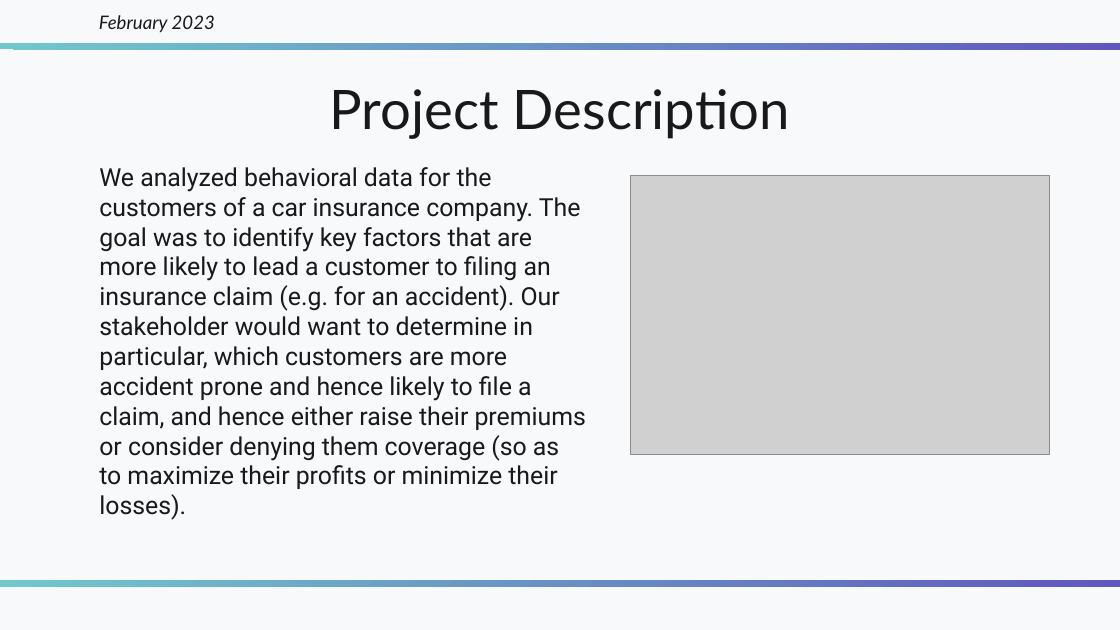
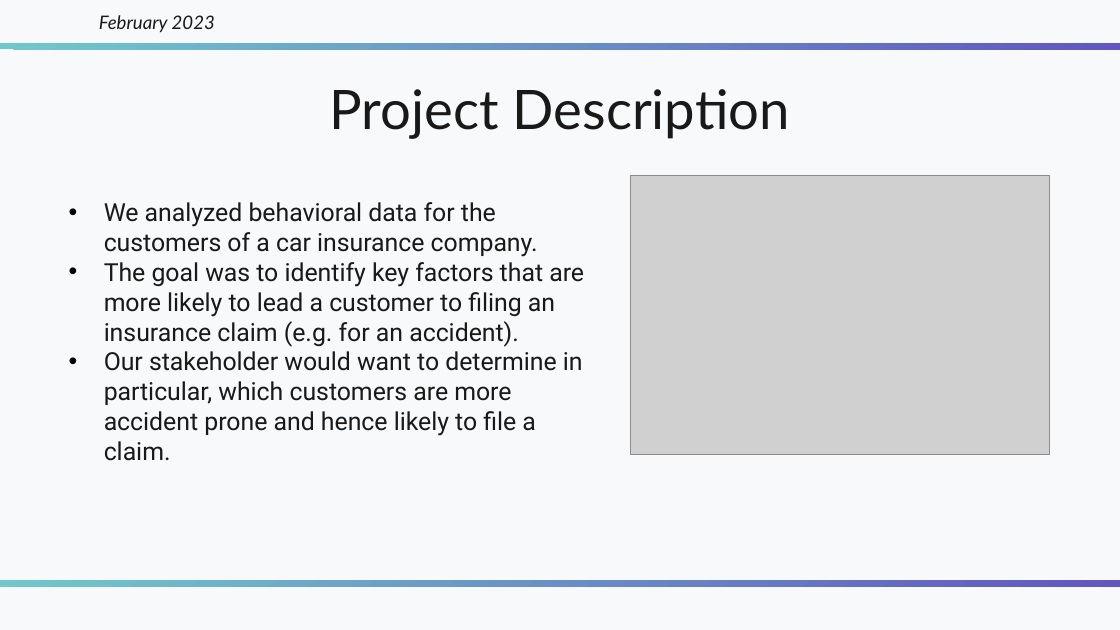
Before and after one commit to Numann-Malik/Auto-Insurance-Claims, a slide deck: slide 2 of Car Insurance - Numann Malik.pptx. Drawn at 1120x630 pixels with LibreOffice and Linux fonts; fonts in the diff are those of the drawing; grey boxes stand for pictures. Boxes give left, top, right and bottom in pixels: in the first picture for what was removed or moved away, otherwise in the second. Text is boxed around its words. In the diff, an @@ line names an element or a change of style, - is before the commit and + after.

```diff
--- a/Car Insurance - Numann Malik.pptx
+++ b/Car Insurance - Numann Malik.pptx
@@ text at (104, 202, 584, 461): text changed @@
-We analyzed behavioral data for the customers of a car insurance company. The goal was to identify key factors that are more likely to lead a customer to filing an insurance claim (e.g. for an accident). Our stakeholder would want to determine in particular, which customers are more accident prone and hence likely to file a claim, and hence either raise their premiums or consider denying them coverage (so as to maximize their profits or minimize their losses).
+• We analyzed behavioral data for the customers of a car insurance company.
+• The goal was to identify key factors that are more likely to lead a customer to filing an insurance claim (e.g. for an accident).
+• Our stakeholder would want to determine in particular, which customers are more accident prone and hence likely to file a claim.
```
Also in this commit, not shown: 6 other slides changed, 1 other file.
